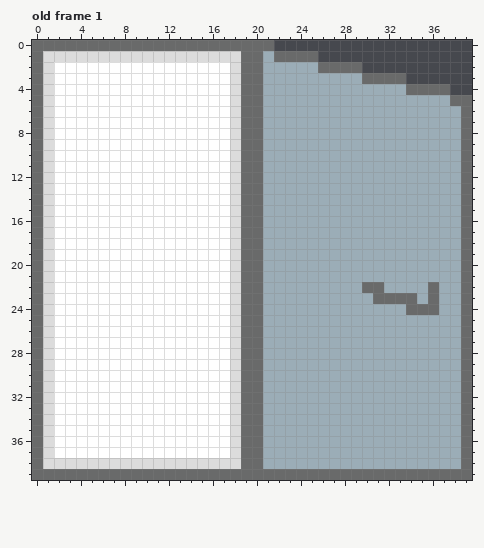
Pixel-art file, stored at assets/textures/autre/porte.ase. Above, as it was before the edit.
40x40 pixels, 1 frame. Shown: old frame 1. The commit also changed other frames, which this record leaves out.
Once edited:
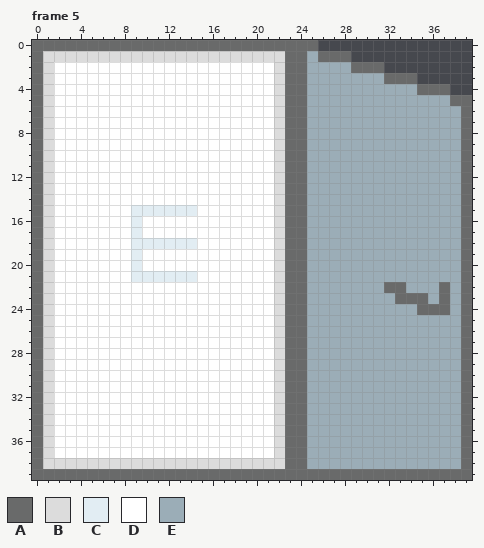
Palette (. is transparent): A #696a6a  B #dcdcdc  C #e2edf3  D #ffffff  E #9badb7
A new or re-ordered frame is compared with the old frame closest to it.
From the commit log: portes animations
Difference:
frames 1 -> 13
Frame 5 is new; against old frame 1:
The edit adds colour A in row 0 at x 22 to 25; in row 1 at x 26 to 28; in row 2 at x 30 to 31; in row 3 at x 34.
Colour E gives way to colour A in rows 2 to 21 at x 23 to 24; in row 22 at x 23 to 24, 32 to 33 and 37; in row 23 at x 23 to 24, 35 and 37; in row 24 at x 23 to 24 and 37; in rows 25 to 38 at x 23 to 24.
Colour A gives way to colour B in row 1 at x 19 to 20 and 22; in row 38 at x 19 to 20.
Colour E gives way to colour B in row 1 at x 21; in rows 2 to 37 at x 22; in row 38 at x 21 to 22.
Colour D gives way to colour C in row 15 at x 9 to 14; in rows 16 to 17 at x 9; in row 18 at x 9 to 14; in rows 19 to 20 at x 9; in row 21 at x 9 to 14.
Colour A gives way to colour D in rows 2 to 37 at x 19 to 20.
Colour B gives way to colour D in rows 2 to 37 at x 18.
Colour E gives way to colour D in rows 2 to 37 at x 21.
Colour A gives way to colour E in row 1 at x 25; in row 2 at x 26 to 28; in row 3 at x 30 to 31; in row 4 at x 34; in row 22 at x 30 to 31 and 36; in row 23 at x 31 to 32 and 36.
Colour A gives way to colour E in row 24 at x 34.
